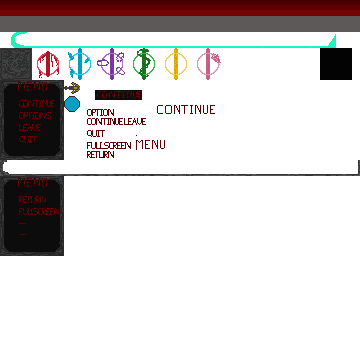
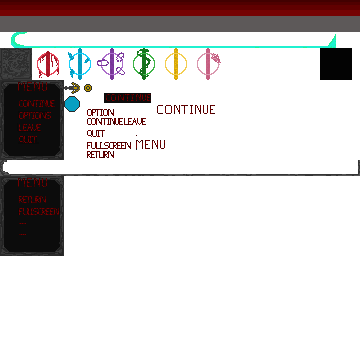
The second 360 x 360 image is a revision of the first. Changes to its layers:
painted on "Background" over [84,84,151,103]
